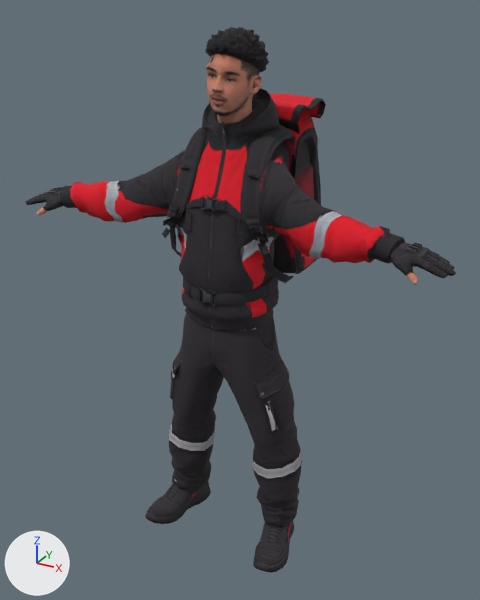
One commit to the glTF model assets/npcs/rick-william.glb: the scene before it, then after it.
Both versions are drawn from a camera (50 mm lens) standing at (1.089, -1.868, 1.045) and looking at (-0.023, 0.155, 0.034). Every picture has the same lights, and +X, +Y and +Z are marked at lower left. The older version comes first. Where no turn or scale is listed for an object, it has been applied to the vertices. Vertices at exactly the same position are counted once.

The older version as bpy lines, for what is in view:
```python
me_rick_william = bpy.data.meshes.new('rick-william')
me_rick_william.from_pydata(...)  # 5281 vertices, 10164 faces; spans x -0.79..0.79, y -0.18..0.48, z -0.93..0.99
me_rick_william.materials.append(mat_rick_william)  # picture img_image_0
ob_rick_william = bpy.data.objects.new('rick-william', me_rick_william)
ob_rick_william.location = (0.0, 0.0, 0.0)
```
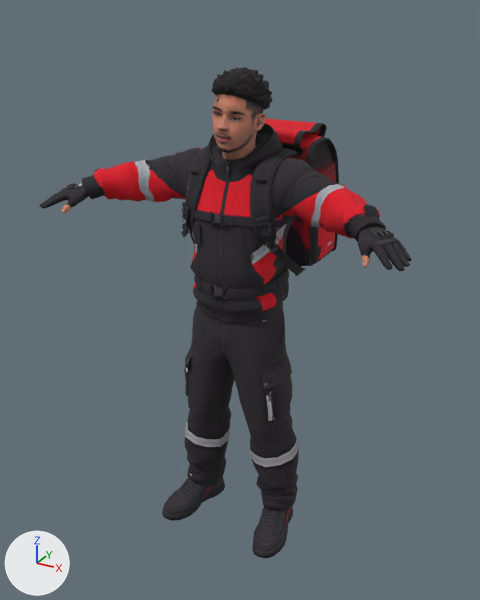
Patch to the scene script:
```diff
--- a/assets/npcs/rick-william.glb.py
+++ b/assets/npcs/rick-william.glb.py
@@ me_rick_william @@
 # used by ob_rick_william; location = (0.0, 0.0, 0.0)
-me_rick_william.from_pydata(...)  # 5281 vertices, 10164 faces; spans x -0.79..0.79, y -0.18..0.48, z -0.93..0.99
+me_rick_william.from_pydata(...)  # 5281 vertices, 10164 faces; spans x -0.67..0.67, y -0.2..0.53, z -0.92..0.87
+# me_rick_william part 1: the loose piece of 341 vertices spanning x -0.79..-0.59, y -0.16..-0.04, z 0.35..0.44 is multiplied about its middle by the matrix ((0.854, -0.491, -0.166), (0.495, 0.867, -0.016), (0.152, -0.069, 0.985)), then moved by (0.11, -0.02, 0.03)
+# me_rick_william part 2: the loose piece of 136 vertices spanning x -0.17..0.18, y -0.12..0.17, z 0.13..0.23 is scaled about its middle by (1, 1.1, 0.932), then moved by (0.0, 0.09, -0.01)
+# me_rick_william part 3: the loose piece of 8 vertices spanning x -0.11..-0.08, y -0.1..-0.08, z 0.14..0.18 is moved by (0.0, 0.07, -0.01)
+# me_rick_william part 4: the loose piece of 76 vertices spanning x -0.04..0.04, y -0.12..-0.1, z 0.13..0.18 is moved by (0.0, 0.07, -0.01)
+# me_rick_william part 5: the loose piece of 12 vertices spanning x -0.21..-0.17, y -0.08..-0.06, z 0.32..0.35 is moved by (0.02, 0.09, -0.02)
+# me_rick_william part 6: the loose piece of 32 vertices spanning x -0.21..-0.15, y -0.07..-0.04, z 0.36..0.39 is multiplied about its middle by the matrix ((0.696, -0.209, -0.027), (-0.502, 0.766, -0.228), (-0.466, -0.17, 0.762)), then moved by (0.01, 0.07, -0.05)
+# me_rick_william part 7: the loose piece of 24 vertices spanning x -0.18..-0.13, y -0.09..-0.06, z 0.4..0.44 is moved by (0.0, 0.07, -0.01)
+# me_rick_william part 8: the loose piece of 12 vertices spanning x -0.1..-0.07, y -0.09..-0.07, z 0.36..0.43 is moved by (0.0, 0.05, -0.06)
+# me_rick_william part 9: the loose piece of 76 vertices spanning x -0.04..0.02, y -0.1..-0.07, z 0.44..0.49 is moved by (0.0, 0.05, -0.06)
+# me_rick_william part 10: the loose piece of 39 vertices spanning x -0.14..-0.11, y -0.04..-0.01, z 0.55..0.59 is moved by (0.0, 0.05, -0.03)
+# me_rick_william part 11: the loose piece of 520 vertices spanning x -0.08..0.1, y -0.07..0.14, z 0.68..0.96 is moved by (0.0, 0.03, -0.12)
+# me_rick_william part 12: the loose piece of 438 vertices spanning x -0.08..0.11, y -0.05..0.16, z 0.85..0.99 is moved by (0.0, 0.03, -0.12)
+# me_rick_william part 13: the loose piece of 12 vertices spanning x 0.17..0.21, y -0.08..-0.06, z 0.32..0.35 is moved by (-0.02, 0.09, -0.02)
+# me_rick_william part 14: the loose piece of 24 vertices spanning x 0.13..0.18, y -0.09..-0.06, z 0.4..0.44 is moved by (0.0, 0.07, -0.01)
+# me_rick_william part 15: the loose piece of 32 vertices spanning x 0.15..0.21, y -0.07..-0.04, z 0.36..0.4 is multiplied about its middle by the matrix ((0.684, 0.196, 0.011), (0.528, 0.811, -0.197), (0.488, -0.13, 0.802)), then moved by (-0.01, 0.07, -0.05)
+# me_rick_william part 16: the loose piece of 39 vertices spanning x 0.11..0.14, y -0.04..-0.01, z 0.55..0.59 is moved by (0.0, 0.05, -0.03)
+# me_rick_william part 17: the loose piece of 22 vertices spanning x 0.0..0.01, y -0.01..0.0, z 0.66..0.7 is moved by (0.0, 0.02, -0.12)
+# me_rick_william part 18: 3269 of 5281 vertices moved; they spanned x -0.63..0.79, y -0.18..0.48, z -0.93..0.87 and now span x -0.56..0.67, y -0.2..0.53, z -0.92..0.75; mean shift (-0.01, 0.06, -0.01); largest move (-0.35, -0.11, 0.44) -> (-0.3, 0.02, 0.49)
+# other edits to the shape of me_rick_william do not show in these pictures
 me_rick_william.materials.append(mat_rick_william)
```

Changed parts and their boxes (x1, y1, x2, y2) in the pictures (480 x 600 px; the box of a moved part takes in the faces that stretch with it):
'rick-william', reshaped (13% narrower, 10% shorter): before (26, 27, 456, 573); after (39, 67, 412, 558)
part 1 of me_rick_william, moved or reshaped: before (26, 187, 64, 215); after (39, 183, 89, 214)
part 2 of me_rick_william, moved or reshaped: before (183, 275, 278, 305); after (194, 266, 289, 299)
part 3 of me_rick_william, moved or reshaped: before (184, 282, 190, 295); after (196, 277, 202, 289)
part 4 of me_rick_william, moved or reshaped: before (198, 288, 217, 307); after (210, 283, 228, 300)
part 5 of me_rick_william, moved or reshaped: before (162, 228, 170, 238); after (181, 230, 187, 237)
part 6 of me_rick_william, moved or reshaped: before (163, 218, 177, 228); after (182, 224, 189, 234)
part 7 of me_rick_william, moved or reshaped: before (168, 205, 180, 217); after (182, 202, 190, 217)
part 8 of me_rick_william, moved or reshaped: before (185, 210, 192, 231); after (194, 225, 202, 244)
part 9 of me_rick_william, moved or reshaped: before (200, 196, 218, 212); after (209, 211, 226, 226)
part 10 of me_rick_william, moved or reshaped: before (180, 159, 192, 169); after (190, 166, 201, 174)
part 11 of me_rick_william, moved or reshaped: before (206, 54, 262, 125); after (212, 94, 266, 161)
part 12 of me_rick_william, moved or reshaped: before (205, 27, 269, 72); after (211, 67, 273, 109)
part 13 of me_rick_william, moved or reshaped: before (260, 246, 270, 255); after (269, 245, 278, 253)
part 14 of me_rick_william, moved or reshaped: before (246, 218, 262, 231); after (256, 215, 271, 229)
part 15 of me_rick_william, moved or reshaped: before (259, 233, 270, 244); after (265, 239, 276, 248)
part 16 of me_rick_william, moved or reshaped: before (248, 166, 260, 179); after (256, 174, 268, 182)
part 17 of me_rick_william, moved or reshaped: before (223, 130, 226, 140); after (226, 164, 230, 176)
part 18 of me_rick_william, moved or reshaped: before (60, 76, 456, 573); after (82, 116, 412, 558)
